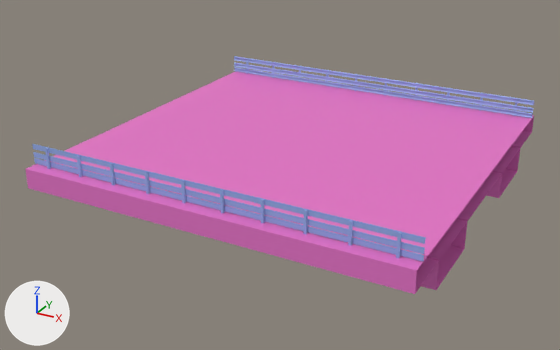
The FBX model Gamen't/Assets/Warner/Road/FBX/RoadRecht.fbx, before and after one commit.
The view is the same before and after, from a 50 mm lens placed at (17.7, -34.5, 14.9), pointed at (-0.8, -1.0, -1.8). Lighting does not change. The marker at lower left points along +X, +Y and +Z. Where no turn or scale is listed for an object, it has been applied to the vertices.

The first picture shows 'RailingRecht', 'RoadRecht'.
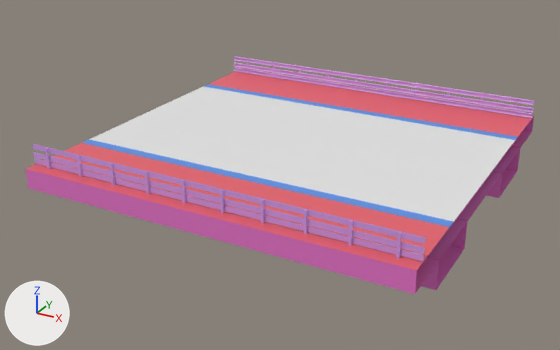
Changed parts and their boxes (x1, y1, x2, y2) in the pictures (560 x 350 px):
'RailingRecht', recoloured (blue to pink): (32, 56, 534, 261) in both
part 1 of me_plane_010, built on: (82, 84, 517, 227) in both
part 2 of me_plane_010, recoloured (pink to red): (26, 71, 534, 270) in both

The change, as a list of edits to the scene's bpy script:
```text
Add mat_grass:
    mat_grass = principled_material('Grass')
    mat_grass.base_color = (0.8, 0.122, 0.155)  # red #e7626e
Add mat_zjilijn:
    mat_zjilijn = principled_material('Zjilijn')
    mat_zjilijn.base_color = (0.102, 0.288, 0.8)  # blue #5a92e7
Add mat_road:
    mat_road = principled_material('Road')
    mat_road.base_color = (0.8, 0.8, 0.8)  # white #e7e7e7
Add mat_railling:
    mat_railling = principled_material('Railling')
    mat_railling.base_color = (0.614, 0.333, 0.8)  # purple #ce9ce7
Change me_plane_010:
    used by ob_roadrecht; location = (0.0, 0.0, 0.0)
    verts and faces of me_plane_010; kept vertices keep their numbers, new ones are numbered from 28
    before: 2 (10.0, -6.0, 0.0) at pixel (449, 227), 3 (10.0, 6.0, 0.0) at pixel (518, 136), 16 (-10.0, -6.0, 0.0) at pixel (81, 142), 17 (-10.0, 6.0, 0.0) at pixel (207, 84)
    remove me_plane_010.from_pydata(...)  # 28 vertices, 12 faces; spans x -10.0..10.0, y -10.0..10.0, z -2.4..0.0
    add me_plane_010.from_pydata(...)  # 32 vertices, 14 faces; spans x -10.0..10.0, y -10.0..10.0, z -2.4..0.0
    me_plane_010 part 1
    add delete_faces([(2, 3, 17, 16)])
    add verts[28] = (10.0, 5.4, 0.0)  # pixel (515, 140)
    add verts[29] = (10.0, -5.4, 0.0)  # pixel (453, 221)
    add verts[30] = (-10.0, 5.4, 0.0)  # pixel (203, 86)
    add verts[31] = (-10.0, -5.4, 0.0)  # pixel (89, 139)
    add faces += [(3, 17, 30, 28), (2, 29, 31, 16)]  # mat_zjilijn (blue #5a92e7)
    add faces += [(28, 30, 31, 29)]  # mat_road (white #e7e7e7)
    me_plane_010 part 2: 2 faces spanning x -10.0..10.0, y -10.0..10.0, z 0.0 switch from mat_roadrechtdoor (pink #e774c8) to mat_grass (red #e7626e)
    add me_plane_010.materials.append(mat_road)  # white #e7e7e7
    add me_plane_010.materials.append(mat_zjilijn)  # blue #5a92e7
Change me_plane_017:
    where me_plane_017.from_pydata(...)  # 484 vertices, 418 faces; spans x -10.0..10.0, y -9.5..9.5, z 0.0..1.1
    remove me_plane_017.materials.append(mat_railingrechtdoor)  # blue #92ade7
    add me_plane_017.materials.append(mat_railling)  # purple #ce9ce7
```
